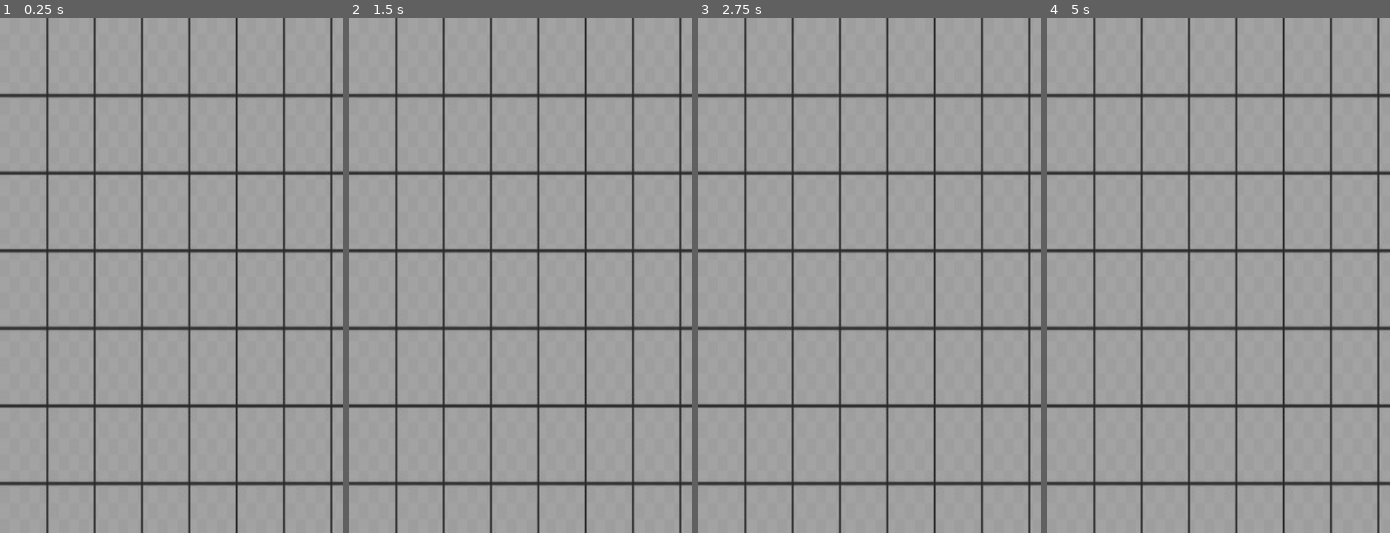
Above: before the commit, frames 1-4 (left to right).
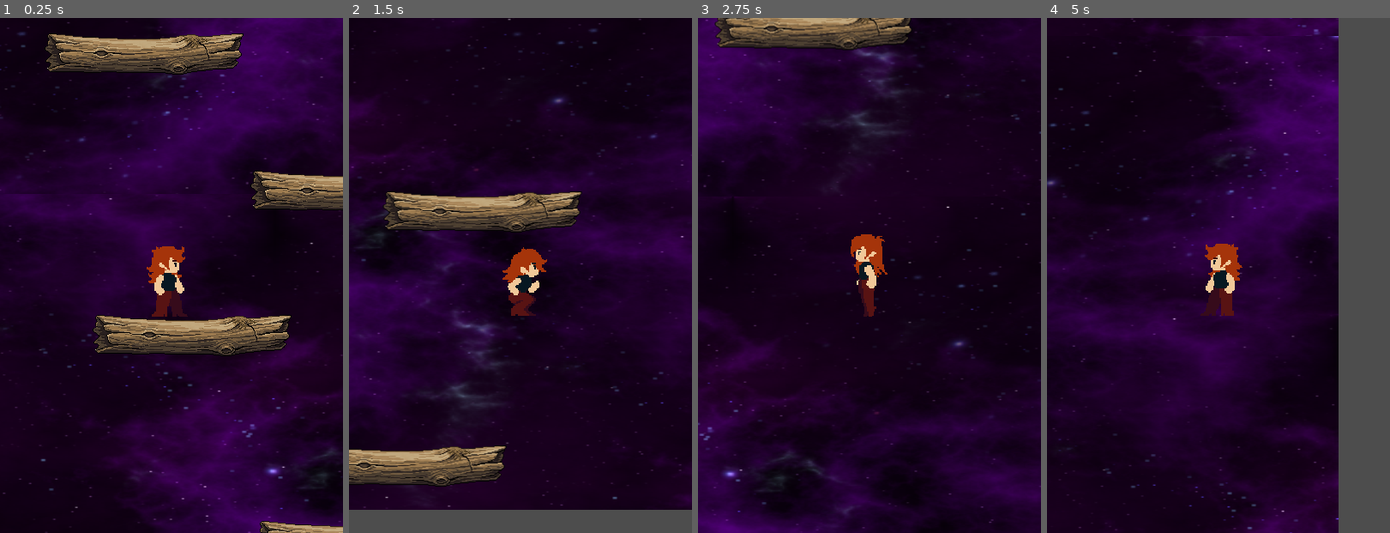
Above: after the commit, the same moments.

Repository: niranjansthaa11-code/jumping-game
Game: Godot game, scene res://Scences/game_manager.tscn
Same seed, same stepped clock (60 frames per second), same inputs: the game is played once before the commit and once after it.
Inputs:
- Up to frame 1 (0.25 s): no input
- Up to frame 2 (1.5 s): tap Enter at 0.5 s; hold Right (Right) from 0.53 s (still down); tap Space (jump) at 0.6, 0.77, 1.07 s; tap Alt at 1.35 s
- Up to frame 3 (2.75 s): tap Space (jump) at 1.52, 1.55, 1.82, 2.3 s; release Right (Right) at 2.03 s; hold Left (Left) from 2.03 s (still down); tap Shift at 2.1 s
- Up to frame 4 (5 s): release Left (Left) at 2.78 s; hold Right (Right) 2.78-4.28 s; tap Space (jump) at 2.85, 3.02, 3.32, 3.77, 3.8, 4.07, 4.52, 4.55, 4.82 s; tap Alt at 3.6 s; hold Left (Left) from 4.28 s (still down); tap Shift at 4.35 s

The runs differ from the first frame. In frame 1, 100% of the frame differs, in the area x 0-100%, y 0-100%; in frame 2, 100%; in frame 3, 100%; in frame 4, 99%.

Commit message:
added background + improved player movement

Diff:
--- a/Scences/floor.tscn
+++ b/Scences/floor.tscn
@@ -1,11 +1,16 @@
-[gd_scene load_steps=3 format=3 uid="uid://dgxec3y7ksfli"]
+[gd_scene load_steps=5 format=3 uid="uid://dgxec3y7ksfli"]
 
 [ext_resource type="Texture2D" uid="uid://l3cydb8lm5ic" path="res://Assets/Background/pixellab-a-plain-surface-like-a-stick-w-1772425192220.png" id="1_fndhk"]
+[ext_resource type="Script" uid="uid://dpsqfa0hfkvmc" path="res://scripts/floor.gd" id="1_yxeu5"]
 
 [sub_resource type="RectangleShape2D" id="RectangleShape2D_fndhk"]
 size = Vector2(225, 42)
 
-[node name="StaticBody2D" type="StaticBody2D"]
+[sub_resource type="RectangleShape2D" id="RectangleShape2D_yxeu5"]
+size = Vector2(224, 20)
+
+[node name="StaticBody2D" type="StaticBody2D" groups=["floor"]]
+script = ExtResource("1_yxeu5")
 
 [node name="Sprite2D" type="Sprite2D" parent="."]
 texture = ExtResource("1_fndhk")
@@ -13,3 +18,9 @@
 [node name="CollisionShape2D" type="CollisionShape2D" parent="."]
 position = Vector2(0, 32)
 shape = SubResource("RectangleShape2D_fndhk")
+
+[node name="Area2D" type="Area2D" parent="."]
+
+[node name="CollisionShape2D" type="CollisionShape2D" parent="Area2D"]
+position = Vector2(0, 24)
+shape = SubResource("RectangleShape2D_yxeu5")
--- a/Scences/game_manager.tscn
+++ b/Scences/game_manager.tscn
@@ -1,41 +1,40 @@
 [gd_scene load_steps=5 format=3 uid="uid://bfclw846vf0mv"]
 
 [ext_resource type="PackedScene" uid="uid://dyg5a1qw6lbvt" path="res://Scences/player.tscn" id="1_7h65x"]
-[ext_resource type="Texture2D" uid="uid://bpxrhqyx5lbq3" path="res://Assets/Background/HD Black Grid Lines Transparent Background.jpg" id="2_y2857"]
+[ext_resource type="Script" uid="uid://dggpj5u5q12sl" path="res://scripts/game_manager.gd" id="1_erdem"]
 [ext_resource type="PackedScene" uid="uid://dgxec3y7ksfli" path="res://Scences/floor.tscn" id="3_cvrwf"]
-
-[sub_resource type="TileSet" id="TileSet_erdem"]
+[ext_resource type="Texture2D" uid="uid://bbv5lgtqe6aon" path="res://Assets/Background/Purple_Nebula_03-512x512.png" id="4_erdem"]
 
 [node name="Game_Manager" type="Node2D"]
+script = ExtResource("1_erdem")
 
-[node name="TileMap" type="TileMap" parent="."]
-tile_set = SubResource("TileSet_erdem")
-format = 2
+[node name="Parallax2D" type="Parallax2D" parent="."]
+repeat_size = Vector2(0, 600)
+repeat_times = 2
 
-[node name="TileMapLayer" type="TileMapLayer" parent="TileMap"]
-tile_set = SubResource("TileSet_erdem")
-
-[node name="CanvasLayer" type="CanvasLayer" parent="."]
-layer = -4
-
-[node name="Sprite2D" type="Sprite2D" parent="CanvasLayer"]
-modulate = Color(1, 1, 1, 0.48235294)
-position = Vector2(276, 451.99997)
-scale = Vector2(1.15, 1.8833333)
-texture = ExtResource("2_y2857")
-metadata/_edit_group_ = true
+[node name="Sprite2D" type="Sprite2D" parent="Parallax2D"]
+position = Vector2(199.99998, 152)
+scale = Vector2(2.34375, 1.265625)
+texture = ExtResource("4_erdem")
 
 [node name="CharacterBody2D" parent="." instance=ExtResource("1_7h65x")]
-position = Vector2(64, 832)
-scale = Vector2(2, 2)
+texture_filter = 1
+position = Vector2(80, 520)
+scale = Vector2(1.5, 1.5)
 
-[node name="Node2D" type="Node2D" parent="."]
+[node name="Floor" type="Node2D" parent="."]
 
-[node name="Floor" parent="Node2D" instance=ExtResource("3_cvrwf")]
-position = Vector2(224, 864)
+[node name="Floor" parent="Floor" instance=ExtResource("3_cvrwf")]
+position = Vector2(104, 560)
 
-[node name="Floor2" parent="Node2D" instance=ExtResource("3_cvrwf")]
-position = Vector2(440, 864)
+[node name="Floor2" parent="Floor" instance=ExtResource("3_cvrwf")]
+position = Vector2(296, 800)
 
-[node name="Floor3" parent="Node2D" instance=ExtResource("3_cvrwf")]
-position = Vector2(72, 864)
+[node name="Floor3" parent="Floor" instance=ExtResource("3_cvrwf")]
+position = Vector2(288, 392)
+
+[node name="Floor4" parent="Floor" instance=ExtResource("3_cvrwf")]
+position = Vector2(48, 232)
+
+[node name="Floor5" parent="Floor" instance=ExtResource("3_cvrwf")]
+position = Vector2(376, 96)
--- /dev/null
+++ b/Scences/parallax_background.tscn
@@ -0,0 +1,3 @@
+[gd_scene format=3 uid="uid://byx51v0cirsfa"]
+
+[node name="ParallaxBackground" type="ParallaxBackground"]
--- a/Scences/player.tscn
+++ b/Scences/player.tscn
@@ -206,7 +206,10 @@
 }]
 
 [sub_resource type="CapsuleShape2D" id="CapsuleShape2D_fdd1h"]
-height = 48.0
+height = 64.0
+
+[sub_resource type="RectangleShape2D" id="RectangleShape2D_5xvqy"]
+size = Vector2(18, 18)
 
 [node name="CharacterBody2D" type="CharacterBody2D"]
 script = ExtResource("1_fdd1h")
@@ -214,7 +217,18 @@
 [node name="AnimatedSprite2D" type="AnimatedSprite2D" parent="."]
 position = Vector2(1, 0)
 sprite_frames = SubResource("SpriteFrames_ywsr4")
-animation = &"idle"
+animation = &"jump"
+frame_progress = 0.92636627
 
 [node name="CollisionShape2D" type="CollisionShape2D" parent="."]
 shape = SubResource("CapsuleShape2D_fdd1h")
+
+[node name="Camera2D" type="Camera2D" parent="."]
+
+[node name="Area2D" type="Area2D" parent="."]
+
+[node name="CollisionShape2D" type="CollisionShape2D" parent="Area2D"]
+position = Vector2(0, 24)
+shape = SubResource("RectangleShape2D_5xvqy")
+
+[connection signal="body_entered" from="Area2D" to="." method="body_touch_by_floor"]
--- a/project.godot
+++ b/project.godot
@@ -19,11 +19,16 @@
 
 window/size/viewport_width=400
 window/size/viewport_height=600
+window/stretch/mode="viewport"
 window/handheld/orientation=1
 
 [editor_plugins]
 
 enabled=PackedStringArray("res://addons/godot_super-wakatime/plugin.cfg")
+
+[global_group]
+
+floor=""
 
 [input]
 
--- /dev/null
+++ b/scripts/floor.gd
@@ -0,0 +1,11 @@
+extends StaticBody2D
+
+
+# Called when the node enters the scene tree for the first time.
+func _ready() -> void:
+	pass # Replace with function body.
+
+
+# Called every frame. 'delta' is the elapsed time since the previous frame.
+func _process(delta: float) -> void:
+	pass
--- /dev/null
+++ b/scripts/game_manager.gd
@@ -0,0 +1,13 @@
+extends Node2D
+
+@onready var platforms = preload("res://Scences/floor.tscn")
+
+# Called when the node enters the scene tree for the first time.
+func _ready() -> void:
+
+	pass # Replace with function body.
+
+
+# Called every frame. 'delta' is the elapsed time since the previous frame.
+func _process(delta: float) -> void:
+	pass
--- a/scripts/player.gd
+++ b/scripts/player.gd
@@ -1,7 +1,7 @@
 extends CharacterBody2D
 
 const SPEED = 400.0
-const JUMP_VELOCITY = -500.0
+const JUMP_VELOCITY = -800
 @onready var sprite = $AnimatedSprite2D
 #getting the gravity
 var gravity = 1000
@@ -36,3 +36,9 @@
 			sprite.play("idle")
 	# 4. Final step: Apply the movement
 	move_and_slide()
+
+
+func body_touch_by_floor(body: Node2D) -> void:
+	if body.is_in_group("floor"):
+		velocity.y= 300
+	pass # Replace with function body.
Binary file added: Assets/Background/Purple_Nebula_03-512x512.png
Not shown, added: Assets/Background/Purple_Nebula_03-512x512.png.import
Not shown: 1 places in Scences/player.tscn that only renumber resources
Not shown, added: scripts/floor.gd.uid
Not shown, added: scripts/game_manager.gd.uid
